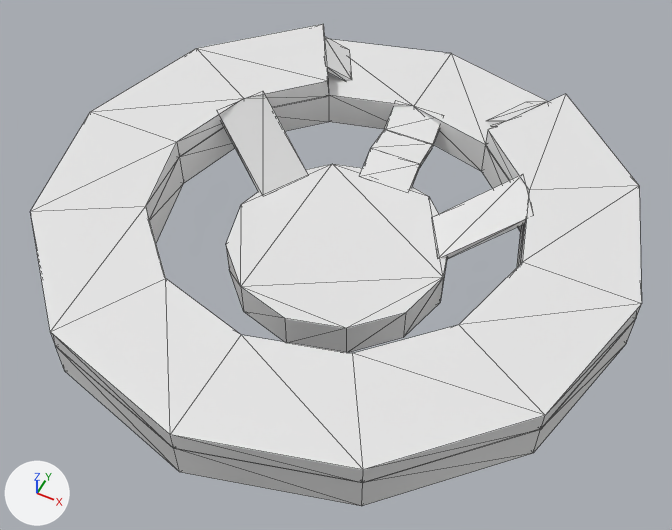
What one commit did to the FBX model JN2018.3/Assets/Props/Blocking_01.FBX.
Before and after are seen from a camera (50 mm lens) standing at (2.61, -5.28, 6.24) and looking at (0.07, -0.21, -0.11). The lights are fixed; the arrows at lower left show +X, +Y and +Z. Mesh edges are drawn as thin lines. Where no turn or scale is listed for an object, it has been applied to the vertices.

Names of what the first picture shows: 'Blocking'.
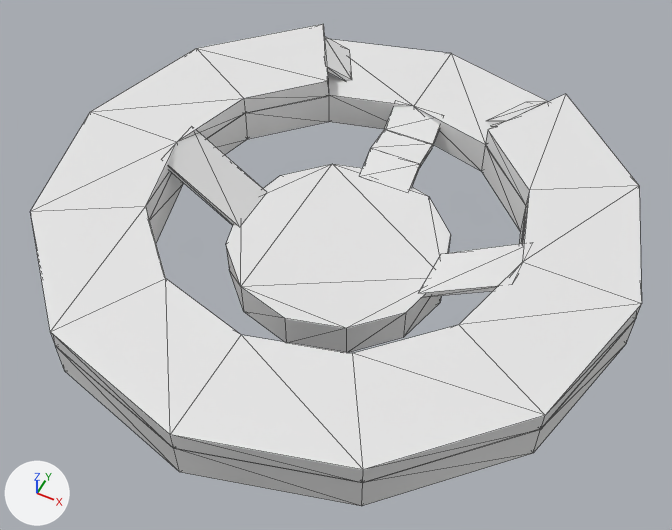
What changed in the scene script:
```text
Change me_mesh:
    where me_mesh.from_pydata(...)  # 172 vertices, 308 faces; spans x -2.68..2.68, y -2.68..2.68, z -0.35..0.53
    used by ob_blocking; location = (0.0, 0.0, 0.0)
    me_mesh part 1: the loose piece of 8 vertices spanning x 0.65..1.62, y 0.19..1.04, z -0.05..0.53 is turned -28.9 degrees about the z axis through its middle, then moved by (0.18, -0.62, 0.0)
    me_mesh part 2: the loose piece of 8 vertices spanning x -1.62..-0.66, y 0.19..1.04, z -0.05..0.53 is turned 28.7 degrees about the z axis through the mesh origin
```

Boxes (x1, y1, x2, y2) around the edits, measured in the pictures (672 x 530 px; the box of a moved part takes in the faces that stretch with it):
part 1 of me_mesh, moved or reshaped: before (433, 174, 534, 259); after (419, 243, 533, 297)
part 2 of me_mesh, moved or reshaped: before (220, 91, 308, 195); after (164, 126, 267, 226)
